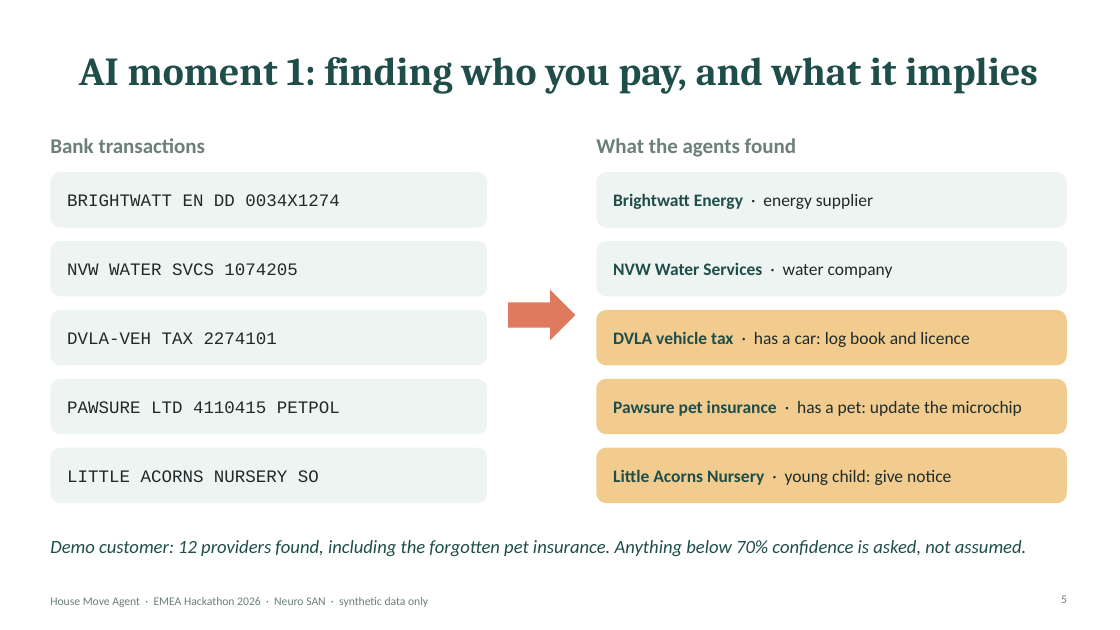
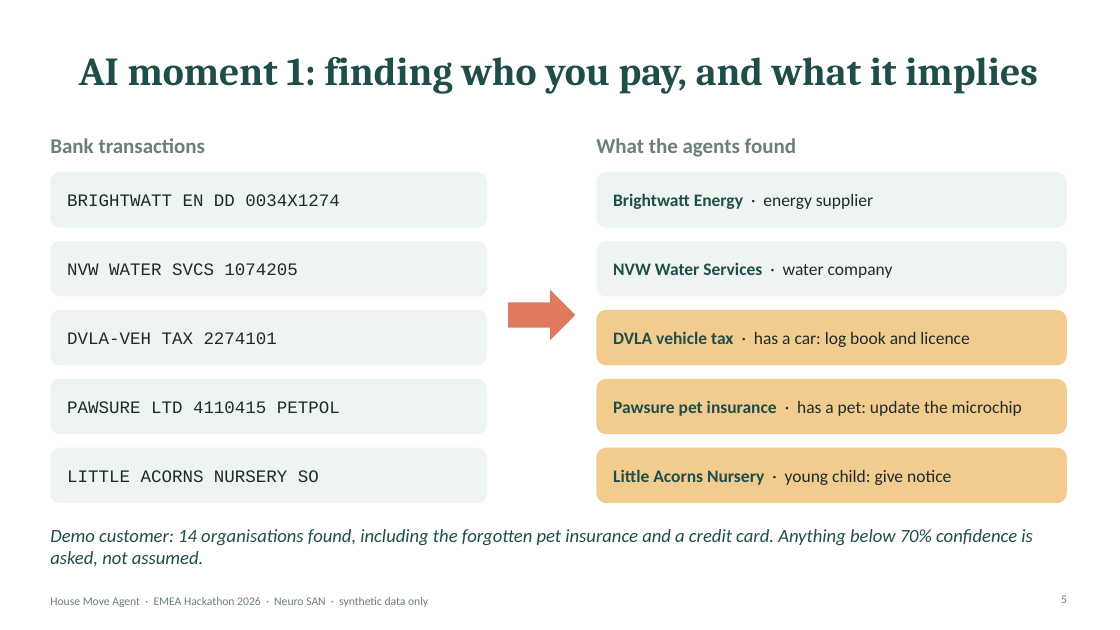
Before and after one commit to varadarajp/neuro-san-house-move, a slide deck: slide 5 of House_Move_Agent.pptx. Drawn at 1120x630 pixels with LibreOffice and Linux fonts; fonts in the diff are those of the drawing. Boxes give left, top, right and bottom in pixels: in the first picture for what was removed or moved away, otherwise in the second. Text is boxed around its words. In the diff, an @@ line names an element or a change of style, - is before the commit and + after.

```diff
--- a/House_Move_Agent.pptx
+++ b/House_Move_Agent.pptx
@@ text at bbox=[50, 529, 1033, 566]: text changed @@
-Demo customer: 12 providers found, including the forgotten pet insurance. Anything below 70% confidence is asked, not assumed.
+Demo customer: 14 organisations found, including the forgotten pet insurance and a credit card. Anything below 70% confidence is asked, not assumed.
```
Also in this commit, not shown: 8 other slides changed, 2 slides added.
